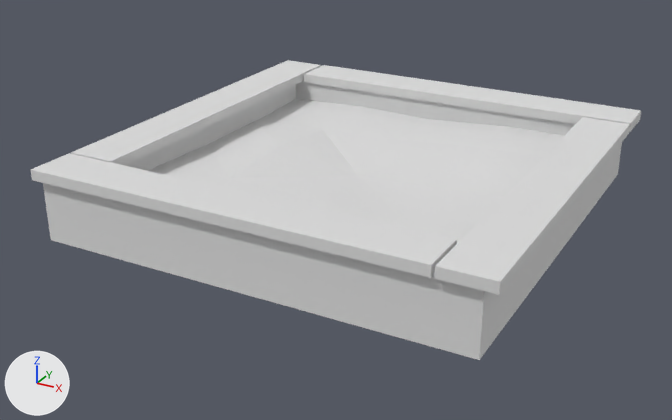
The glTF model public/models/sand-box.glb as it was, and as the next commit left it.
Before and after are seen from a 50 mm camera at (1.96, -3.79, 1.84) aimed at (-0.06, -0.11, 0.0). The lights are fixed; the arrows at lower left show +X, +Y and +Z. Where no turn or scale is listed for an object, it has been applied to the vertices.

The older version as bpy lines, for what is in view:
```python
me_sand_box = bpy.data.meshes.new('sand-box')
me_sand_box.from_pydata(...)  # 77 vertices, 114 faces; spans x -1.07..1.1, y -1.07..1.11, z 0.0..0.35
me_sand_box.materials.append(mat_lowpoly_colors)  # white #e7e7e7
ob_sand_box = bpy.data.objects.new('sand-box', me_sand_box)
ob_sand_box.location = (0.0, 0.0, 0.0)
```
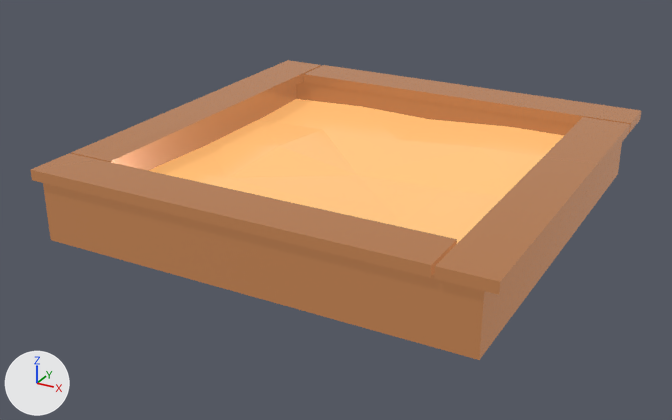
Boxes [x1, y1, x2, y2] around the edits, measured in the pictures (672 x 420 px):
'sand-box', recoloured (white to orange)
    both: [31, 60, 641, 360]

What the commit changed:
Picture 'base' (img_base) is new.
Material 'LOWPOLY-COLORS.001' (mat_lowpoly_colors_001) is new.
Uses the picture img_base.
me_sand_box has 77 vertices, 114 faces and spans x -1.07..1.1, y -1.07..1.11, z 0.0..0.35.
me_sand_box no longer uses material mat_lowpoly_colors (white #e7e7e7).
me_sand_box now uses material mat_lowpoly_colors_001.
